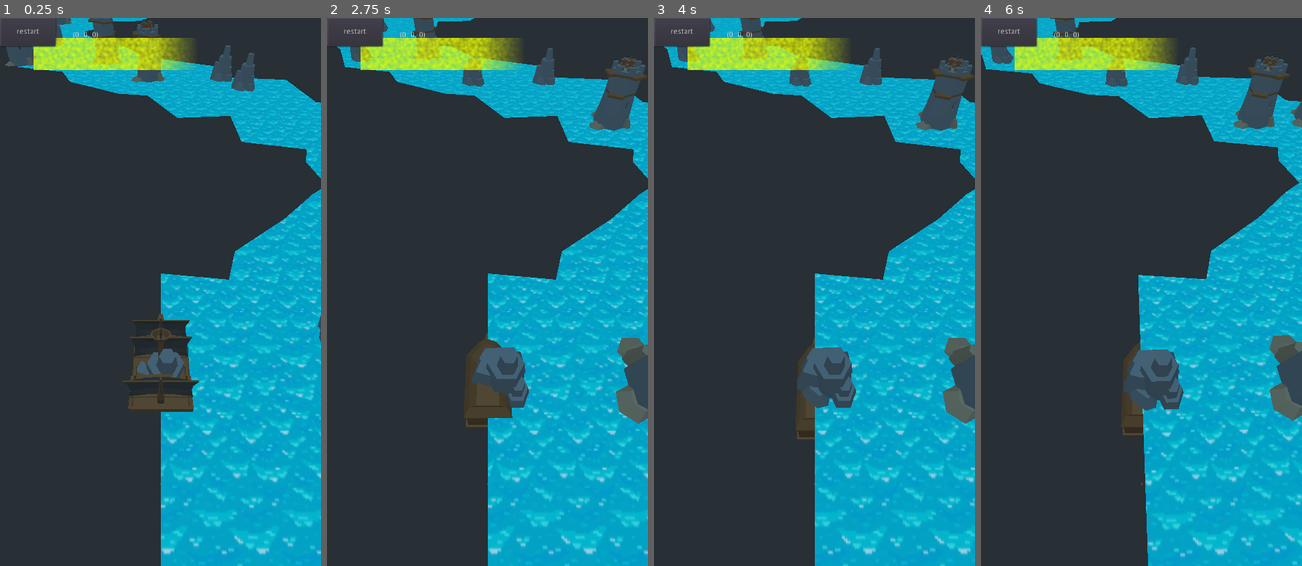
Above: before the commit, frames 1-4 (left to right).
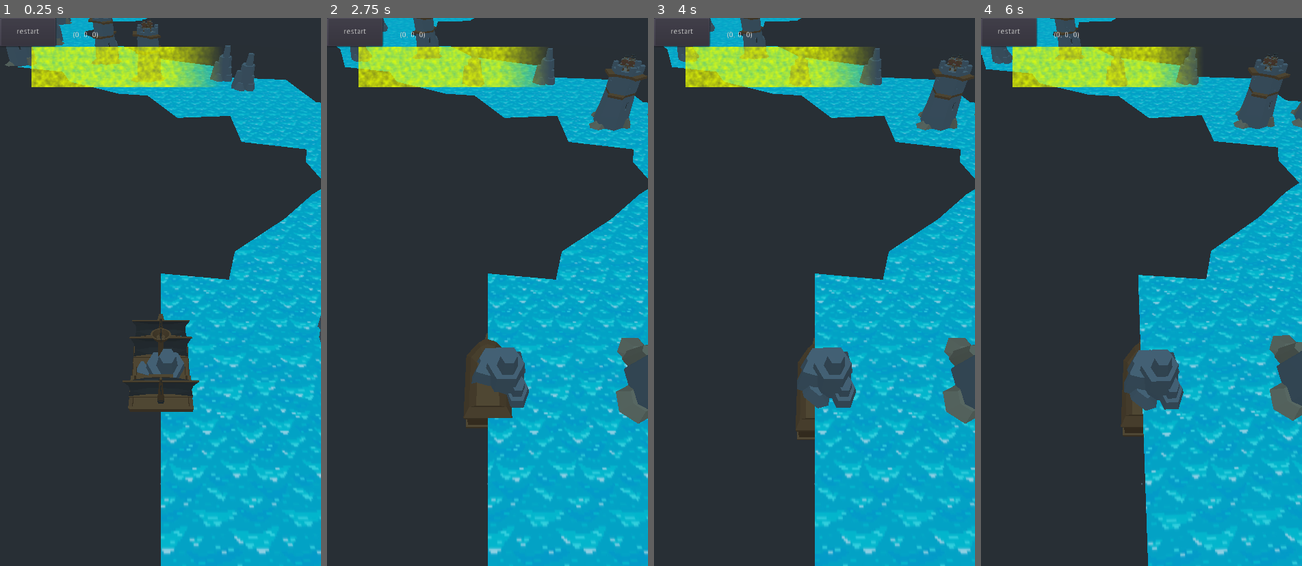
Above: after the commit, the same moments.

Repository: meabefir/Shippy
Game: Godot game, scene res://scenes/MainStage.tscn
The game is run twice, just before and just after one commit, with the same random seed, the same clock (stepped at 60 frames per second) and the same inputs.
Inputs (mouse positions are in pixels of both pictures, inside the frame that each line leads up to):
- Up to frame 1 (0.25 s): no input
- Up to frame 2 (2.75 s): click "restart" at 0.5 s; click "restart" at 1.25 s; click "restart" at 2 s
- Up to frame 3 (4 s): move the mouse to (885, 264) at 2.77 s; hold D (right) 2.78-3.53 s; tap Space (shoot) at 2.85, 3.6 s; click (885, 264) at 2.92 s; move the mouse to (750, 319) at 3.52 s; hold A (left) from 3.53 s (still down)
- Up to frame 4 (6 s): move the mouse to (1173, 171) at 4.27 s; release A (left) at 4.28 s; hold D (right) 4.28-5.78 s; tap Space (shoot) at 4.35, 5.1, 5.85 s; move the mouse to (1125, 401) at 5.02 s; click (1125, 401) at 5.17 s; move the mouse to (1237, 374) at 5.77 s; hold A (left) from 5.78 s (still down)

The runs differ from the first frame. In frame 1, 3.6% of the frame differs, in the area x 9-68%, y 3-13%; in frame 2, 3.7%; in frame 3, 3.6%; in frame 4, 3.7%.

Commit message:
anchored rush bar

Diff:
--- a/scenes/gameplay/Boat.tscn
+++ b/scenes/gameplay/Boat.tscn
@@ -165,11 +165,55 @@
 anchor_right = 1.0
 anchor_bottom = 1.0
 
-[node name="_" type="Control" parent="CanvasLayer/Control/VBoxContainer"]
+[node name="_" type="VBoxContainer" parent="CanvasLayer/Control/VBoxContainer"]
 margin_right = 600.0
 margin_bottom = 615.0
 size_flags_vertical = 3
 size_flags_stretch_ratio = 2.0
+
+[node name="Control" type="Control" parent="CanvasLayer/Control/VBoxContainer/_"]
+margin_right = 600.0
+margin_bottom = 50.0
+rect_min_size = Vector2( 0, 50 )
+
+[node name="HBoxContainer" type="HBoxContainer" parent="CanvasLayer/Control/VBoxContainer/_"]
+margin_top = 54.0
+margin_right = 600.0
+margin_bottom = 129.0
+
+[node name="Control" type="Control" parent="CanvasLayer/Control/VBoxContainer/_/HBoxContainer"]
+margin_right = 54.0
+margin_bottom = 75.0
+size_flags_horizontal = 3
+size_flags_stretch_ratio = 0.1
+
+[node name="RushBarBackground" type="ColorRect" parent="CanvasLayer/Control/VBoxContainer/_/HBoxContainer"]
+margin_left = 58.0
+margin_right = 600.0
+margin_bottom = 75.0
+rect_min_size = Vector2( 0, 75 )
+size_flags_horizontal = 3
+color = Color( 0, 0.623529, 1, 0 )
+
+[node name="RushBar" type="ColorRect" parent="CanvasLayer/Control/VBoxContainer/_/HBoxContainer/RushBarBackground"]
+unique_name_in_owner = true
+material = ExtResource( 9 )
+anchor_right = 1.0
+anchor_bottom = 1.0
+script = ExtResource( 8 )
+
+[node name="Control3" type="Control" parent="CanvasLayer/Control/VBoxContainer/_"]
+margin_top = 133.0
+margin_right = 600.0
+margin_bottom = 133.0
+size_flags_horizontal = 3
+size_flags_stretch_ratio = 0.1
+
+[node name="Control2" type="Control" parent="CanvasLayer/Control/VBoxContainer/_"]
+margin_top = 137.0
+margin_right = 600.0
+margin_bottom = 615.0
+size_flags_vertical = 3
 
 [node name="HBoxContainer" type="HBoxContainer" parent="CanvasLayer/Control/VBoxContainer"]
 margin_top = 619.0
@@ -207,18 +251,4 @@
 size_flags_vertical = 3
 size_flags_stretch_ratio = 0.3
 
-[node name="RushBarBackground" type="ColorRect" parent="CanvasLayer/Control"]
-margin_left = 62.0
-margin_top = 37.0
-margin_right = 527.0
-margin_bottom = 97.0
-color = Color( 0, 0.623529, 1, 0 )
-
-[node name="RushBar" type="ColorRect" parent="CanvasLayer/Control/RushBarBackground"]
-unique_name_in_owner = true
-material = ExtResource( 9 )
-anchor_right = 1.0
-anchor_bottom = 1.0
-script = ExtResource( 8 )
-
 [connection signal="area_entered" from="boat_pivot/model_pivot/Area" to="." method="_on_Area_area_entered"]
